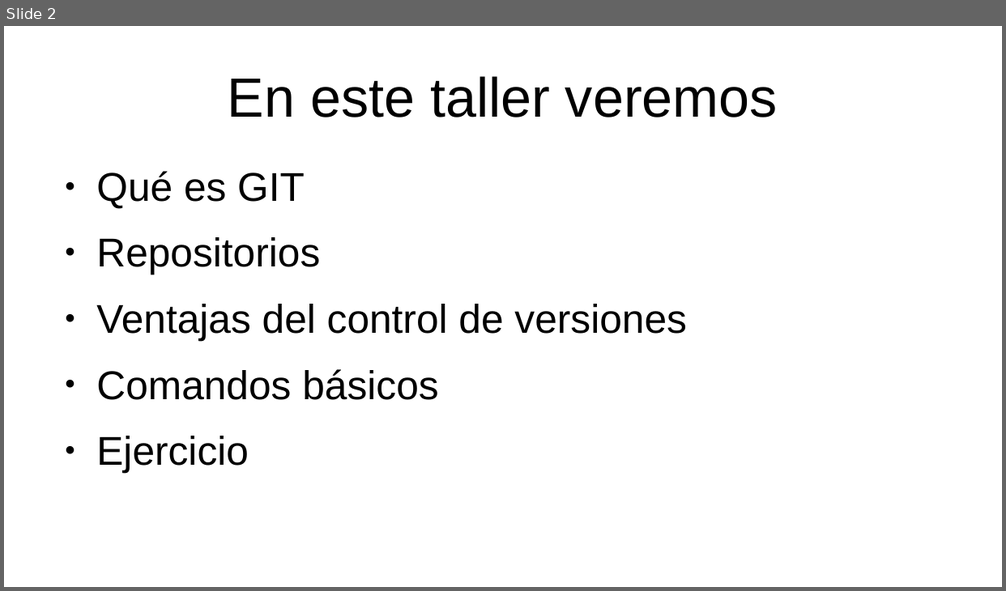
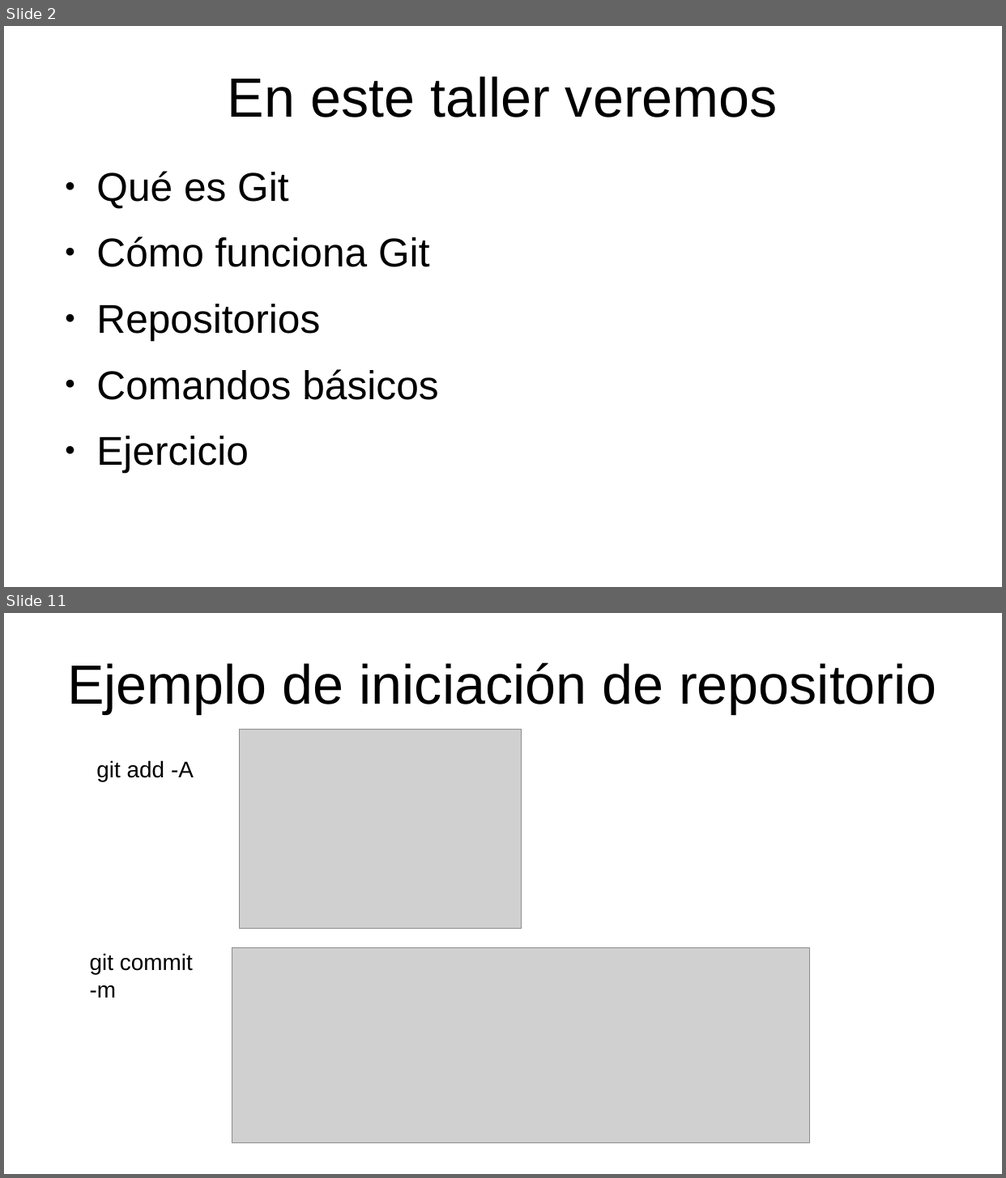
Before and after one commit to p4b10r/git-basico, a slide deck: TALLER GIT.odp. Shown one above the other, each under a label of ours: slide 2 before the commit, slides 2 and 11 after it; the slides between them are not shown. The pictures are 1006x591 and 1006x1178 pixels, drawn with LibreOffice and Linux fonts; fonts in the diff are those of the drawing; grey boxes stand for pictures. Boxes give left, top, right and bottom in pixels: in the first picture for what was removed or moved away, otherwise in the second. Text is boxed around its words. In the diff, an @@ line names an element or a change of style, - is before the commit and + after.

```diff
--- a/TALLER GIT.odp
+++ b/TALLER GIT.odp
@@ slide 11 added at [4, 613, 1002, 1174], background #FFFFFF @@
@@ title added at [67, 662, 937, 714], 44 pt, text #000000 @@
+Ejemplo de iniciación de repositorio
@@ picture added at [240, 729, 522, 928] @@
@@ text added at [96, 760, 194, 782], 18 pt, text #000000 @@
+git add -A
@@ picture added at [232, 948, 810, 1144] @@
@@ text added at [90, 953, 193, 998], 18 pt, text #000000 @@
+git commit -m
@@ slide 2 changed as well @@
@@ text at [96, 171, 429, 267]: text changed @@
-● Qué es GIT
+● Qué es Git
+● Cómo funciona Git
@@ text at [96, 304, 687, 340]: paragraph removed @@
-● Ventajas del control de versiones
```
Also in this commit, not shown: 1 other slide changed, 11 other slides added, 9 other files.
